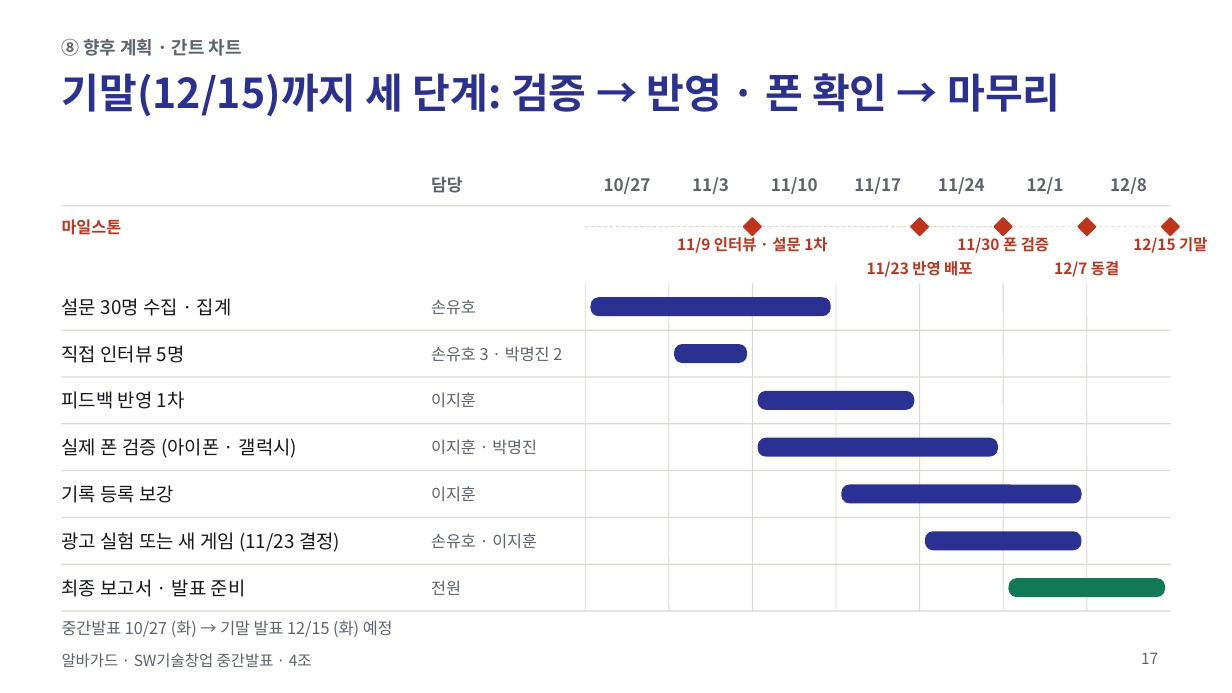
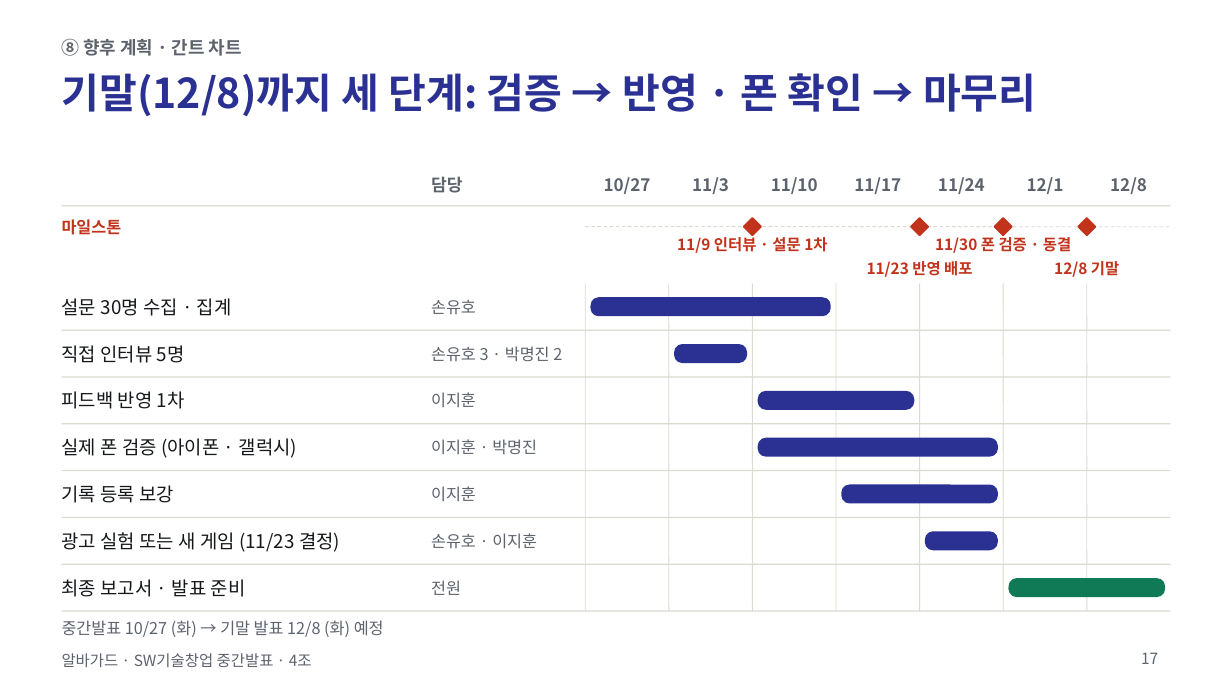
Before and after one commit to jihooni217/albaguard, a slide deck: slide 17 of docs/06_중간발표_PPT_간결판.pptx. Drawn at 1232x693 pixels with LibreOffice and Linux fonts; fonts in the diff are those of the drawing. Boxes give left, top, right and bottom in pixels: in the first picture for what was removed or moved away, otherwise in the second. Text is boxed around its words. In the diff, an @@ line names an element or a change of style, - is before the commit and + after.

```diff
--- a/docs/06_중간발표_PPT_간결판.pptx
+++ b/docs/06_중간발표_PPT_간결판.pptx
@@ title at box(62, 73, 1036, 116): text changed @@
-기말(12/15)까지 세 단계: 검증 → 반영 · 폰 확인 → 마무리
+기말(12/8)까지 세 단계: 검증 → 반영 · 폰 확인 → 마무리
@@ text at box(935, 235, 1071, 255): text changed @@
-11/30 폰 검증
+11/30 폰 검증 · 동결
@@ diamond removed at box(1162, 218, 1179, 235) @@
@@ text at box(1054, 261, 1119, 277): text changed @@
-12/15 기말
+12/8 기말
@@ text removed at box(1054, 258, 1119, 278) @@
-12/7 동결
@@ rounded rectangle: place and size @@
-rounded rectangle at box(843, 485, 1082, 503)
+rounded rectangle at box(843, 485, 998, 503)
@@ rounded rectangle: place and size @@
-rounded rectangle at box(925, 532, 1080, 549)
+rounded rectangle at box(925, 532, 997, 549)
@@ text at box(62, 620, 384, 637): text changed @@
-중간발표 10/27 (화) → 기말 발표 12/15 (화) 예정
+중간발표 10/27 (화) → 기말 발표 12/8 (화) 예정
```
Also in this commit, not shown: 3 other slides changed, 10 other files.
